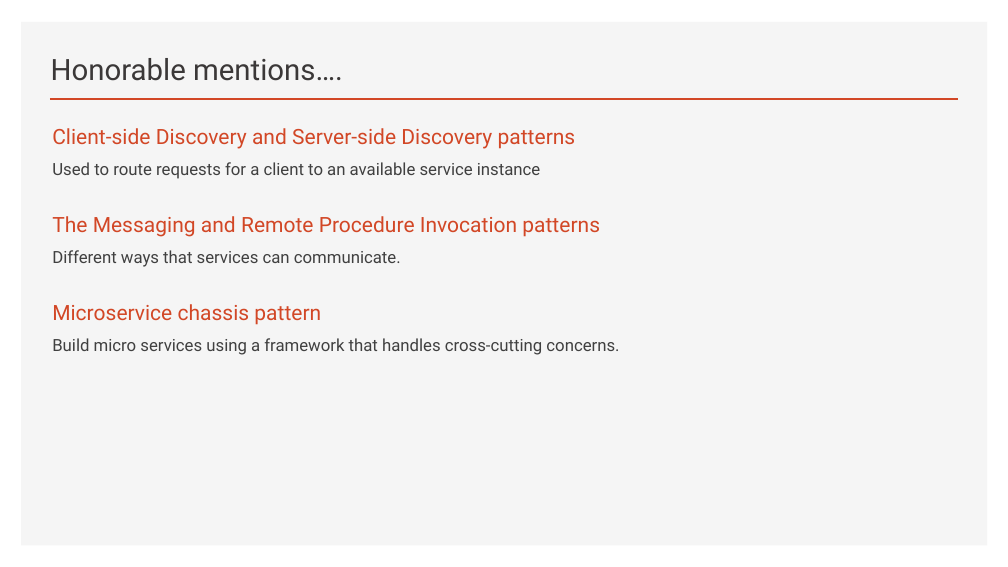
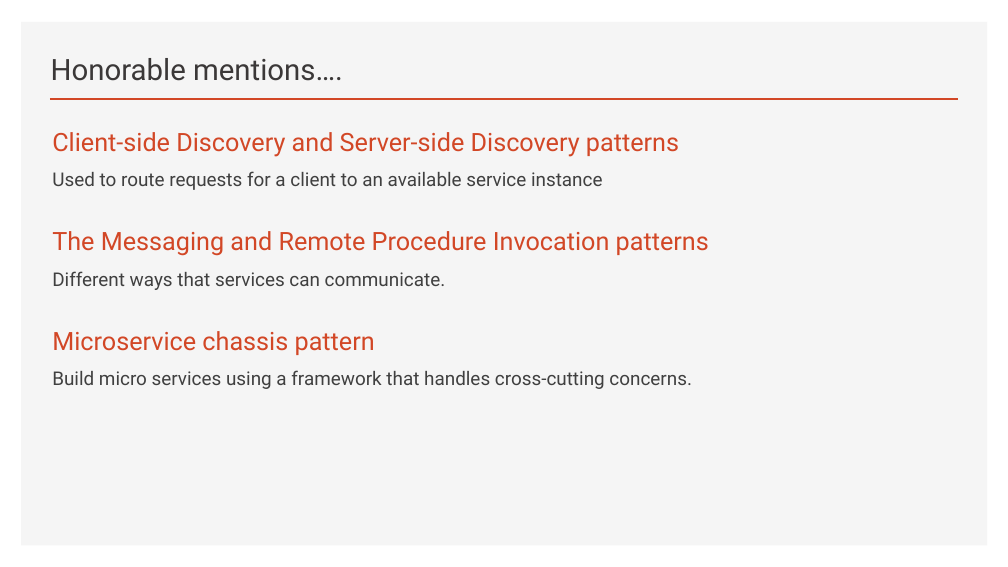
Before and after one commit to brianperera/EasyMaintain, a slide deck: slide 12 of Documents/MicroServices.pptx (slide 10 before the commit). Drawn at 1008x567 pixels with LibreOffice and Linux fonts; fonts in the diff are those of the drawing. Boxes give left, top, right and bottom in pixels: in the first picture for what was removed or moved away, otherwise in the second. Text is boxed around its words. In the diff, an @@ line names an element or a change of style, - is before the commit and + after.

```diff
--- a/Documents/MicroServices.pptx
+++ b/Documents/MicroServices.pptx
@@ text "Client-side Discovery and Server-side Discovery ..." at (52, 132, 709, 389): size 20 to 24 pt in "Client-side Discovery and Server-side Discovery patterns", "The Messaging and Remote Procedure Invocation patterns", "Microservice chassis pattern"; size 16 to 18 pt in "Used to route requests for a client ...", "Different ways that services can communicate.", "Build micro services using a framework that ..." @@
```
Also in this commit, not shown: 8 other slides changed, 6 slides added, 1 slide removed.
